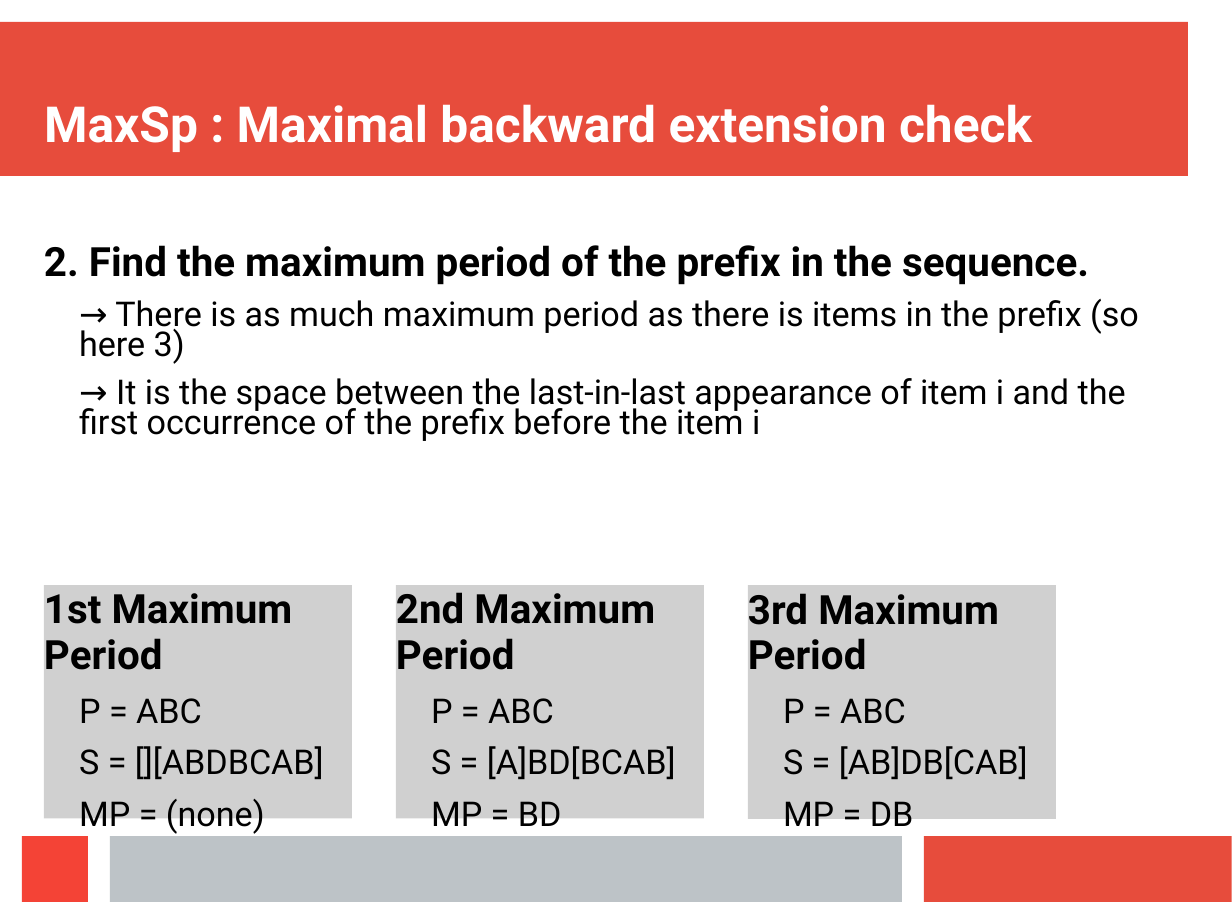
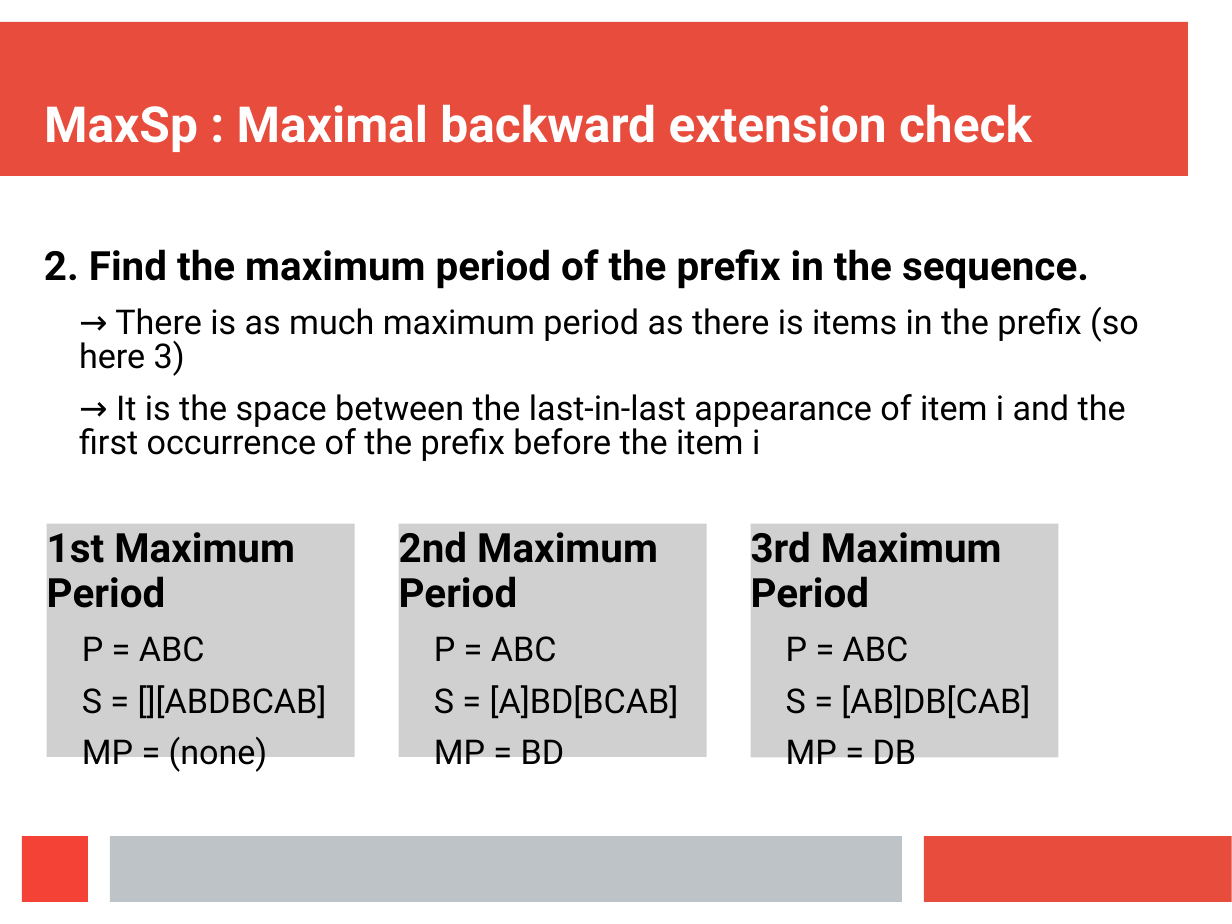
Before and after one commit to Symeon94/iaseminar, a slide deck: slide 12 of presentation/ToAdd.ppt. Drawn at 1232x924 pixels with LibreOffice and Linux fonts; fonts in the diff are those of the drawing; grey boxes stand for pictures. Boxes give left, top, right and bottom in pixels: in the first picture for what was removed or moved away, otherwise in the second. Text is boxed around its words. In the diff, an @@ line names an element or a change of style, - is before the commit and + after.

Commit message:
ppt

```diff
--- a/presentation/ToAdd.ppt
+++ b/presentation/ToAdd.ppt
@@ text "2. Find the maximum period ..." at bbox=[44, 249, 1139, 461]: line spacing 0.83 to 0.93; line spacing 0.73 to 0.83 @@
@@ 3 pictures: place and size @@
-3 pictures at bbox=[44, 586, 1056, 819]
+3 pictures at bbox=[47, 524, 1060, 758]
```
Also in this commit, not shown: 1 other file.
